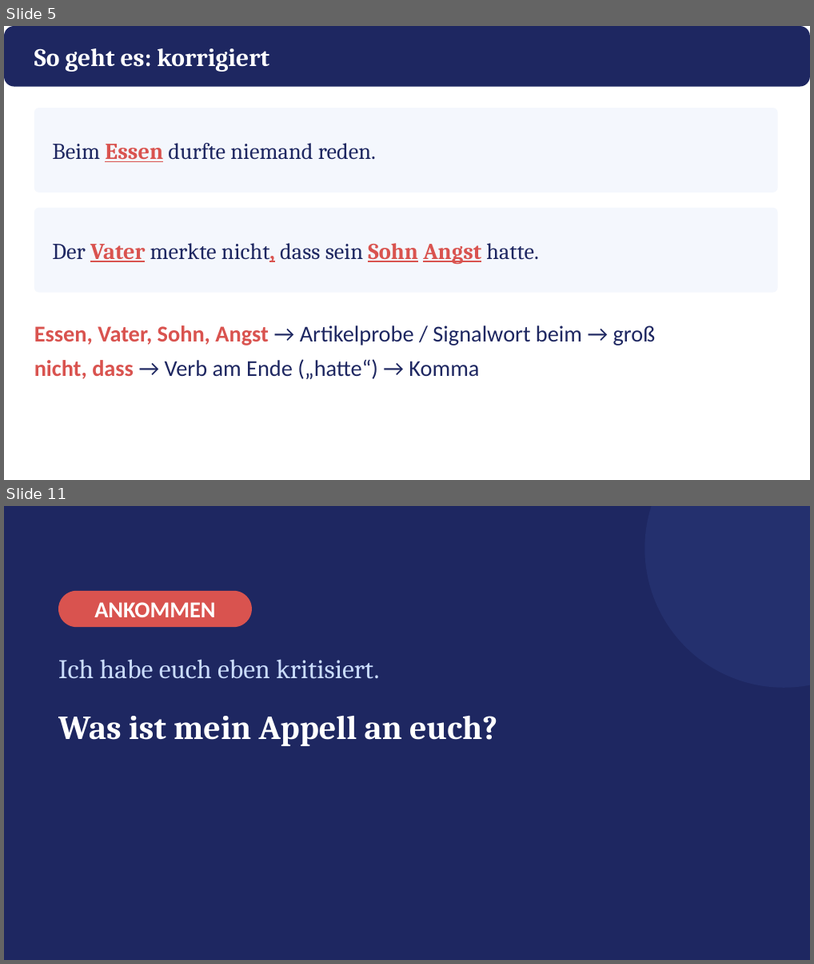
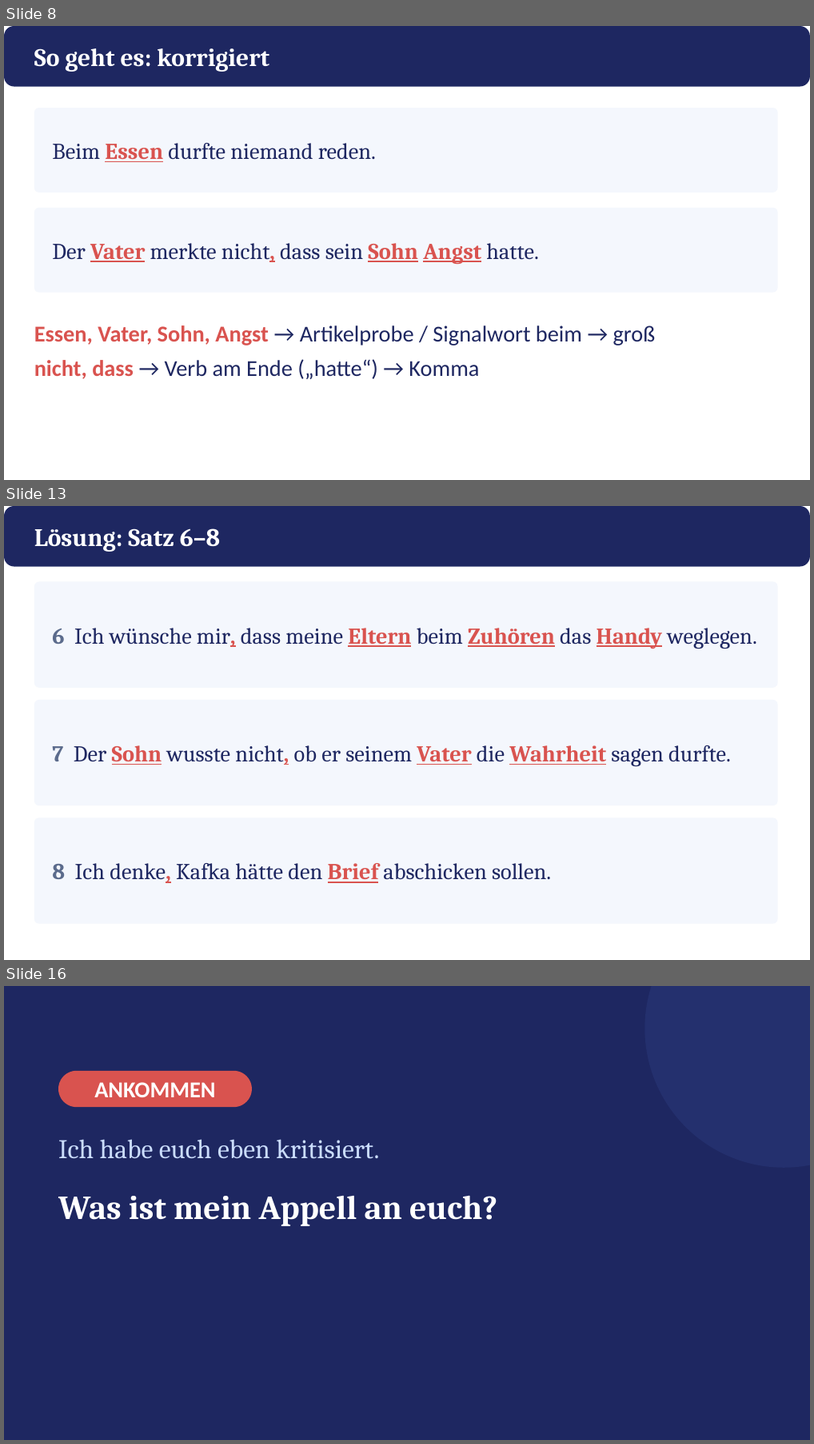
Before and after one commit to golzkonstantin-gif/Schule, a slide deck: Deutsch_11/Kafka_Appell/Praesentation_Kafkas_Appell.pptx. Shown one above the other, each under a label of ours: slides 5 and 11 before the commit, slides 8, 13 and 16 after it; the slides between them are not shown. The pictures are 814x964 and 814x1444 pixels, drawn with LibreOffice and Linux fonts; fonts in the diff are those of the drawing. Boxes give left, top, right and bottom in pixels: in the first picture for what was removed or moved away, otherwise in the second. Text is boxed around its words. In the diff, an @@ line names an element or a change of style, - is before the commit and + after.

```diff
--- a/Deutsch_11/Kafka_Appell/Praesentation_Kafkas_Appell.pptx
+++ b/Deutsch_11/Kafka_Appell/Praesentation_Kafkas_Appell.pptx
@@ slide 13 added at bbox=[4, 506, 810, 960], background #FFFFFF @@
@@ rounded rectangle added at bbox=[4, 506, 810, 567], fill #1E2761 @@
@@ text added at bbox=[34, 528, 220, 552], 30 pt, text #FFFFFF, bold @@
+Lösung: Satz 6–8
@@ rounded rectangle added at bbox=[34, 582, 778, 688], fill #F4F7FD @@
@@ text added at bbox=[52, 628, 757, 648], 27 pt, text #1E2761 @@
+6 Ich wünsche mir, dass meine Eltern beim Zuhören das Handy weglegen.
@@ rounded rectangle added at bbox=[34, 700, 778, 805], fill #F4F7FD @@
@@ text added at bbox=[52, 745, 731, 767], 27 pt, text #1E2761 @@
+7 Der Sohn wusste nicht, ob er seinem Vater die Wahrheit sagen durfte.
@@ rounded rectangle added at bbox=[34, 817, 778, 924], fill #F4F7FD @@
@@ text added at bbox=[52, 863, 551, 883], 27 pt, text #1E2761 @@
+8 Ich denke, Kafka hätte den Brief abschicken sollen.
@@ what was slide 5 is now slide 8 @@
@@ what was slide 11 is now slide 16 @@
```
Also in this commit, not shown: 6 slides changed, 5 other slides added, 1 slide removed, 15 other files.
